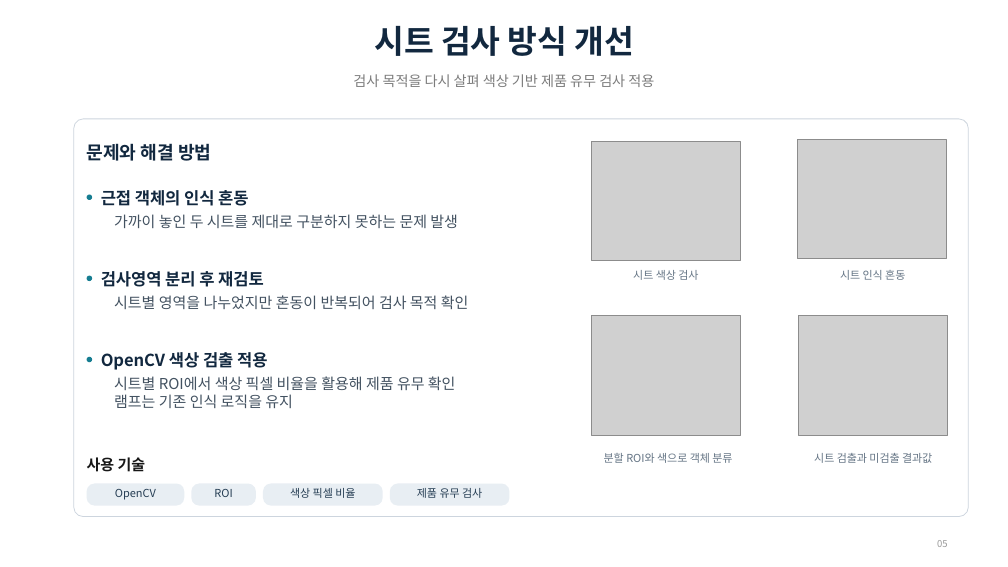
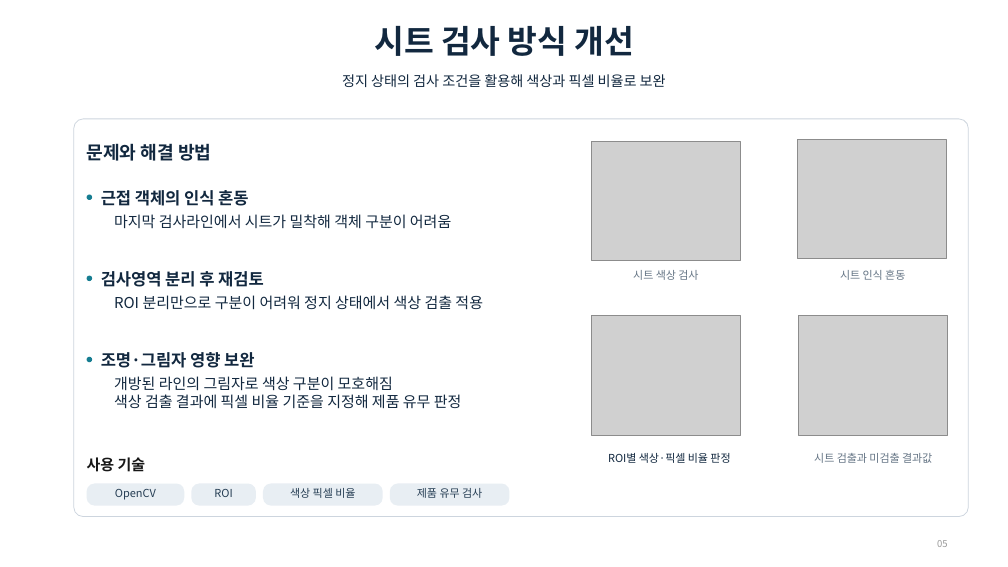
Before and after one commit to ghjyuwe1-sudo/project, a slide deck: slide 5 of portfolio/portfolio.pptx. Drawn at 1008x567 pixels with LibreOffice and Linux fonts; fonts in the diff are those of the drawing; grey boxes stand for pictures. Boxes give left, top, right and bottom in pixels: in the first picture for what was removed or moved away, otherwise in the second. Text is boxed around its words. In the diff, an @@ line names an element or a change of style, - is before the commit and + after.

```diff
--- a/portfolio/portfolio.pptx
+++ b/portfolio/portfolio.pptx
@@ text at [342, 74, 666, 87]: text changed; text colour #7C7C7C to #12283F @@
-검사 목적을 다시 살펴 색상 기반 제품 유무 검사 적용
+정지 상태의 검사 조건을 활용해 색상과 픽셀 비율로 보완
@@ text at [114, 214, 451, 228]: text changed; text colour #435261 to #12283F @@
-가까이 놓인 두 시트를 제대로 구분하지 못하는 문제 발생
+마지막 검사라인에서 시트가 밀착해 객체 구분이 어려움
@@ text at [114, 295, 483, 310]: text changed; text colour #435261 to #12283F @@
-시트별 영역을 나누었지만 혼동이 반복되어 검사 목적 확인
+ROI 분리만으로 구분이 어려워 정지 상태에서 색상 검출 적용
@@ text at [101, 352, 254, 368]: text changed @@
-OpenCV 색상 검출 적용
+조명·그림자 영향 보완
@@ text at [114, 376, 462, 408]: text changed; text colour #435261 to #12283F @@
-시트별 ROI에서 색상 픽셀 비율을 활용해 제품 유무 확인
-램프는 기존 인식 로직을 유지
+개방된 라인의 그림자로 색상 구분이 모호해짐
+색상 검출 결과에 픽셀 비율 기준을 지정해 제품 유무 판정
@@ text at [608, 453, 730, 463]: text changed; text colour #657585 to #12283F @@
-분할 ROI와 색으로 객체 분류
+ROI별 색상·픽셀 비율 판정
```
Also in this commit, not shown: 6 other slides changed.
